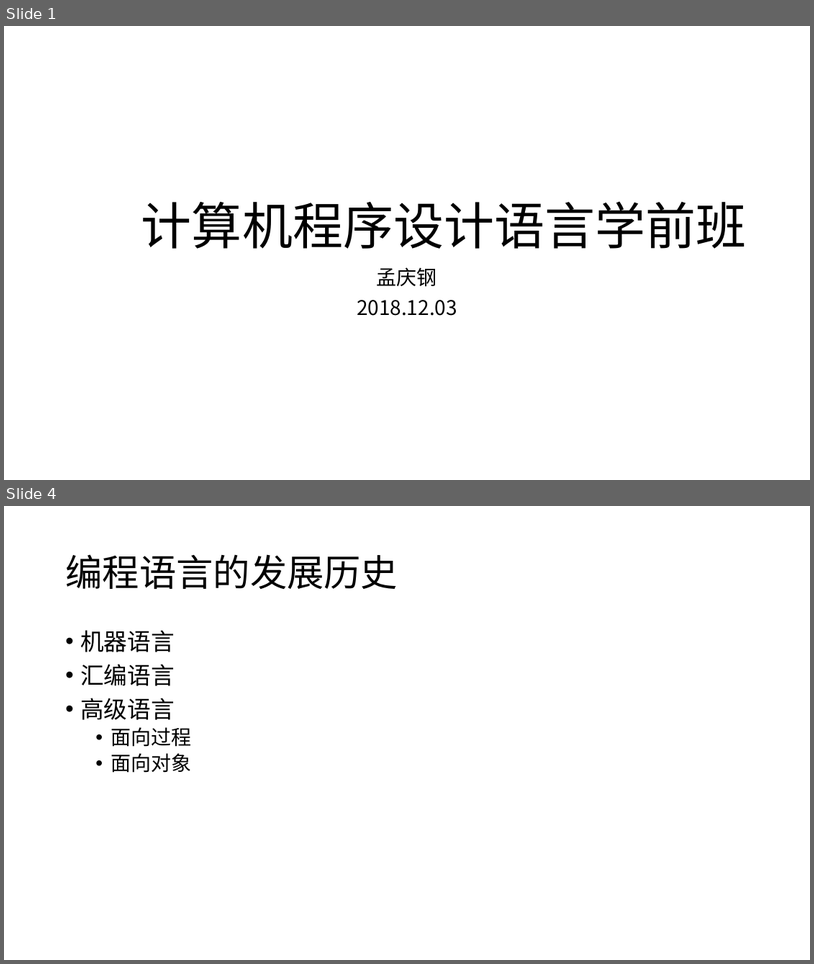
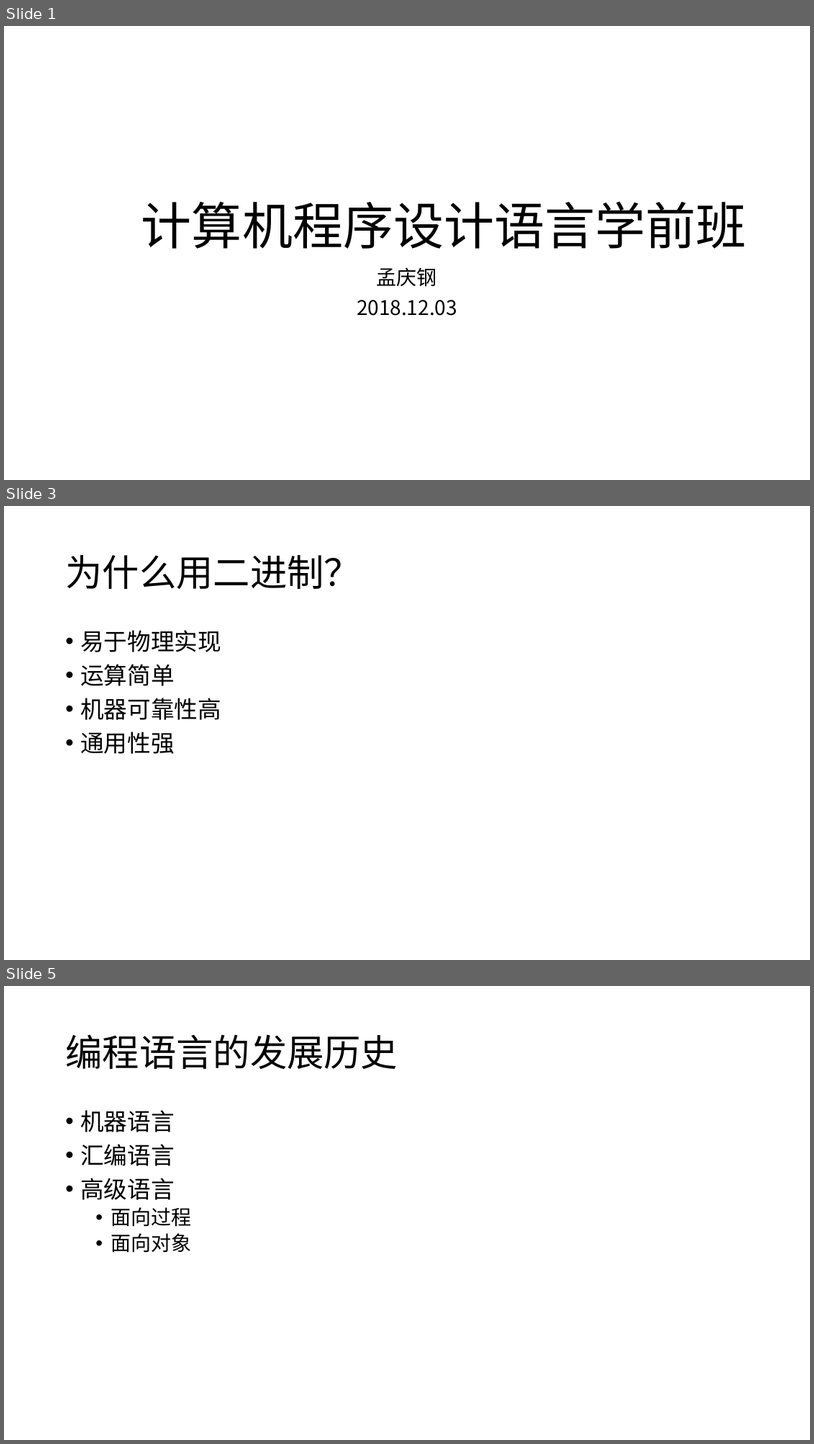
Before and after one commit to cloudspurs/klz, a slide deck: programming/pre_school.pptx. Shown one above the other, each under a label of ours: slides 1 and 4 before the commit, slides 1, 3 and 5 after it; the slides between them are not shown. The pictures are 814x964 and 814x1444 pixels, drawn with LibreOffice and Linux fonts; fonts in the diff are those of the drawing. Boxes give left, top, right and bottom in pixels: in the first picture for what was removed or moved away, otherwise in the second. Text is boxed around its words. In the diff, an @@ line names an element or a change of style, - is before the commit and + after.

```diff
--- a/programming/pre_school.pptx
+++ b/programming/pre_school.pptx
@@ slide 3 added at box(4, 506, 810, 960), background #FFFFFF @@
@@ title added at box(65, 555, 361, 589), 44 pt, text #000000 @@
+为什么用二进制？
@@ text added at box(80, 630, 221, 754), 28 pt, text #000000 @@
+• 易于物理实现
+• 运算简单
+• 机器可靠性高
+• 通用性强
@@ what was slide 4 is now slide 5 @@
```
Also in this commit, not shown: 3 slides changed, 1 other file.
